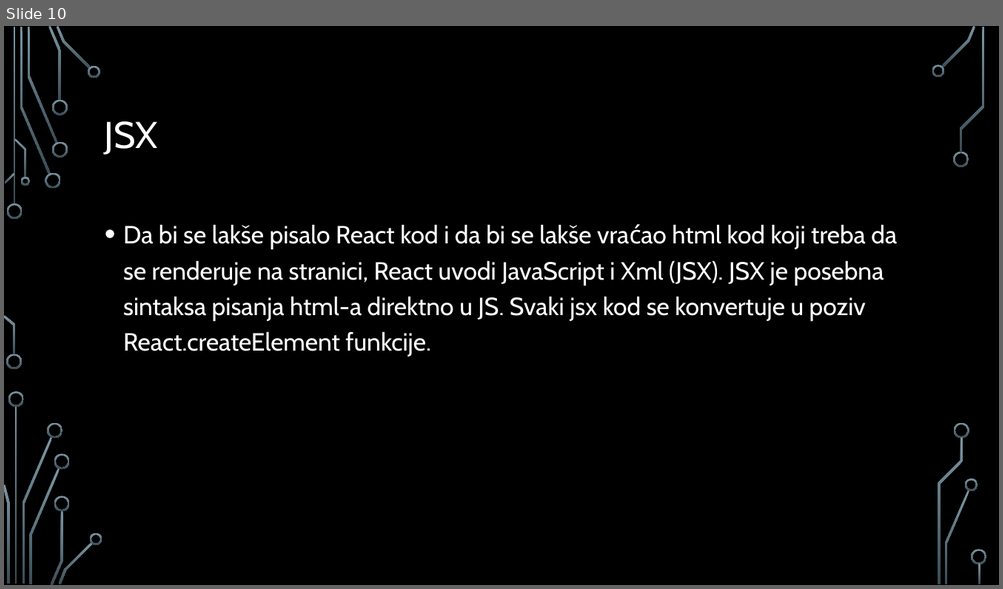
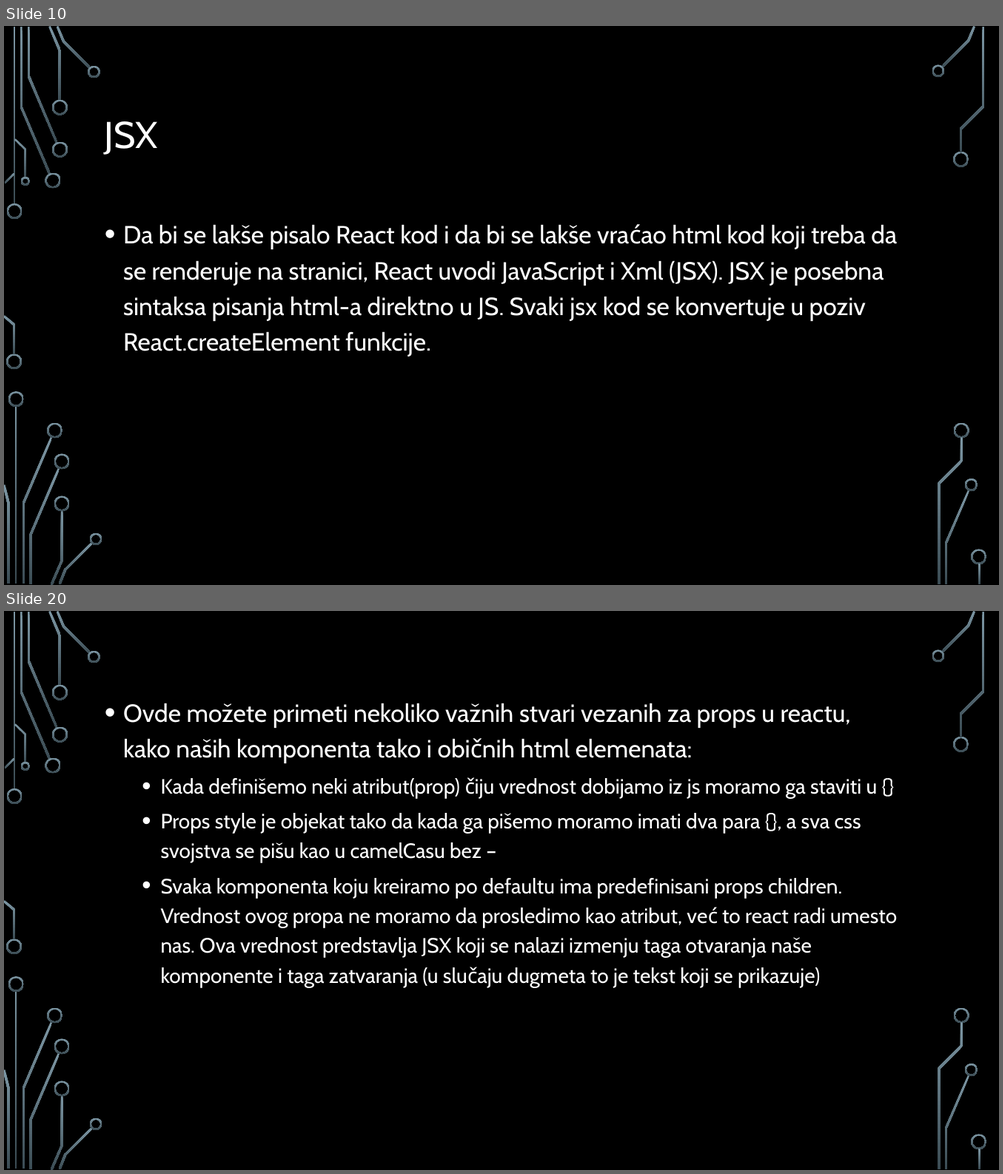
Before and after one commit to MihajloMilojevic/Sekcija, a slide deck: React/React - prezentacija.pptx. Shown one above the other, each under a label of ours: slide 10 before the commit, slides 10 and 20 after it; the slides between them are not shown. The pictures are 1003x589 and 1003x1174 pixels, drawn with LibreOffice and Linux fonts; fonts in the diff are those of the drawing; background and template pictures are left out. Boxes give left, top, right and bottom in pixels: in the first picture for what was removed or moved away, otherwise in the second. Text is boxed around its words. In the diff, an @@ line names an element or a change of style, - is before the commit and + after.

Commit message:
react nastavak

```diff
--- a/React/React - prezentacija.pptx
+++ b/React/React - prezentacija.pptx
@@ slide 20 added at [4,611,999,1170], background picture (left out); not listed: 36 template elements that a slide beside it also shows @@
@@ text added at [123,703,896,988], 20 pt, text #FFFFFF @@
+• Ovde možete primeti nekoliko važnih stvari vezanih za props u reactu, kako naših komponenta tako i običnih html elemenata:
+  • Kada definišemo neki atribut(prop) čiju vrednost dobijamo iz js moramo ga staviti u {}
+  • Props style je objekat tako da kada ga pišemo moramo imati dva para {}, a sva css svojstva se pišu kao u camelCasu bez –
+  • Svaka komponenta koju kreiramo po defaultu ima predefinisani props children. Vrednost ovog propa ne moramo da prosledimo kao atribut, već to react radi umesto nas. Ova vrednost predstavlja JSX koji se nalazi izmenju taga otvaranja naše komponente i taga zatvaranja (u slučaju dugmeta to je tekst koji se prikazuje)
```
Also in this commit, not shown: 17 other slides added, 5 other files.
